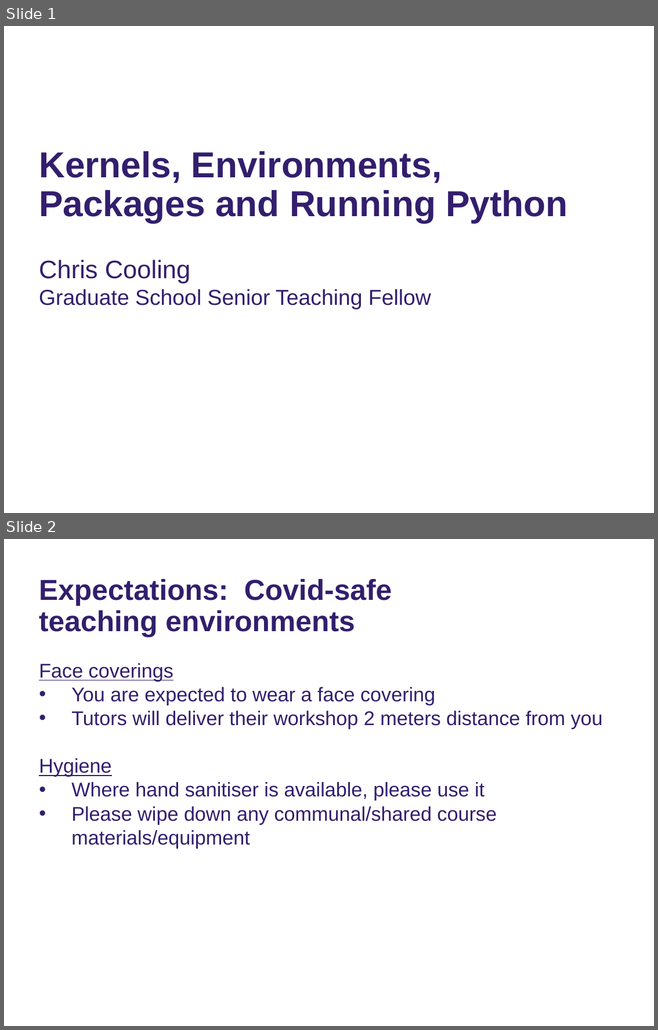
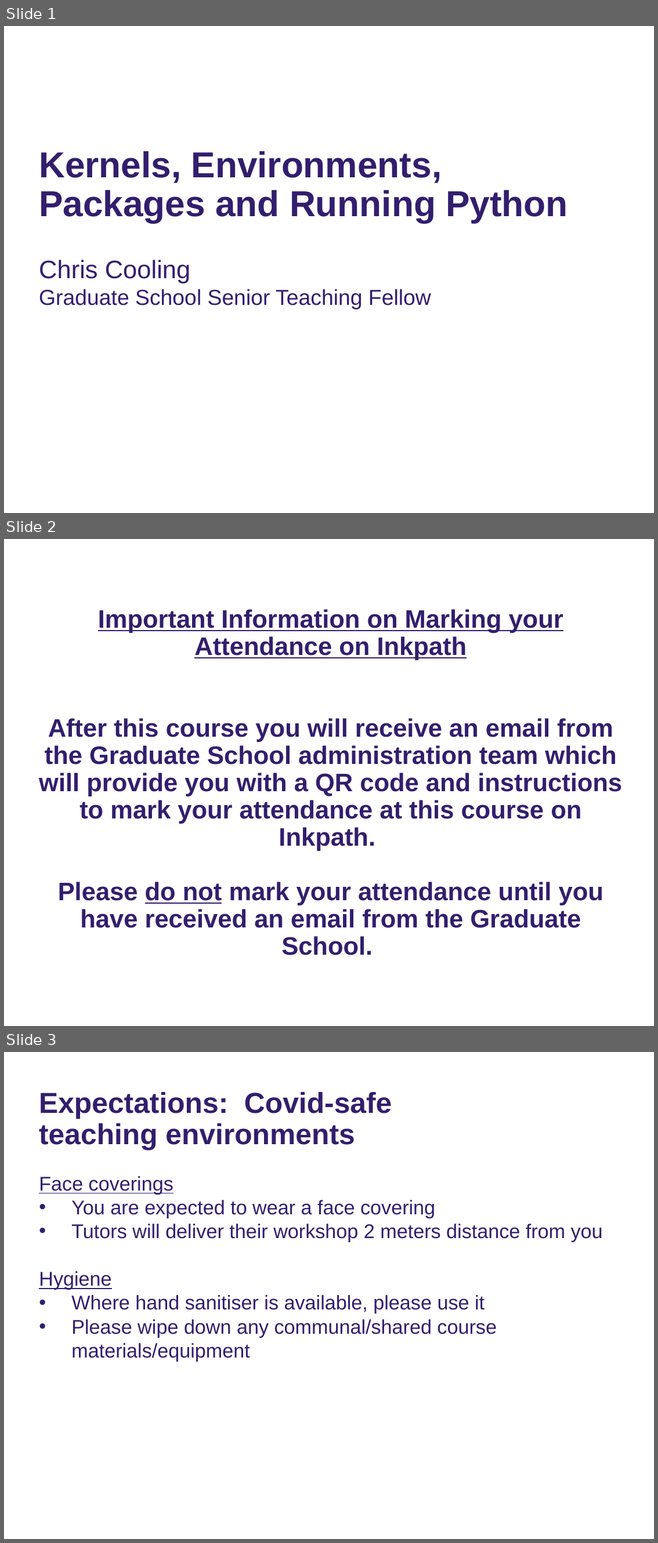
Before and after one commit to ImperialCollegeLondon/RCDS-managing-and-running-python-effectively, a slide deck: Kernels Environments Packages and Running Python Slides.pptx. Shown one above the other, each under a label of ours: slides 1 and 2 before the commit, slides 1, 2 and 3 after it. The pictures are 658x1030 and 658x1543 pixels, drawn with LibreOffice and Linux fonts; fonts in the diff are those of the drawing; background and template pictures are left out. Boxes give left, top, right and bottom in pixels: in the first picture for what was removed or moved away, otherwise in the second. Text is boxed around its words. In the diff, an @@ line names an element or a change of style, - is before the commit and + after.

Commit message:
Added Inkpath slide

```diff
--- a/Kernels Environments Packages and Running Python Slides.pptx
+++ b/Kernels Environments Packages and Running Python Slides.pptx
@@ slide 2 added at [4, 539, 654, 1026], background #FFFFFF @@
@@ title added at [39, 636, 622, 955], 28 pt, text #321E6D, bold @@
+Important Information on Marking your Attendance on Inkpath
+After this course you will receive an email from the Graduate School administration team which will provide you with a QR code and instructions to mark your attendance at this course on Inkpath.
+Please do not mark your attendance until you have received an email from the Graduate School.
@@ what was slide 2 is now slide 3 @@
```
